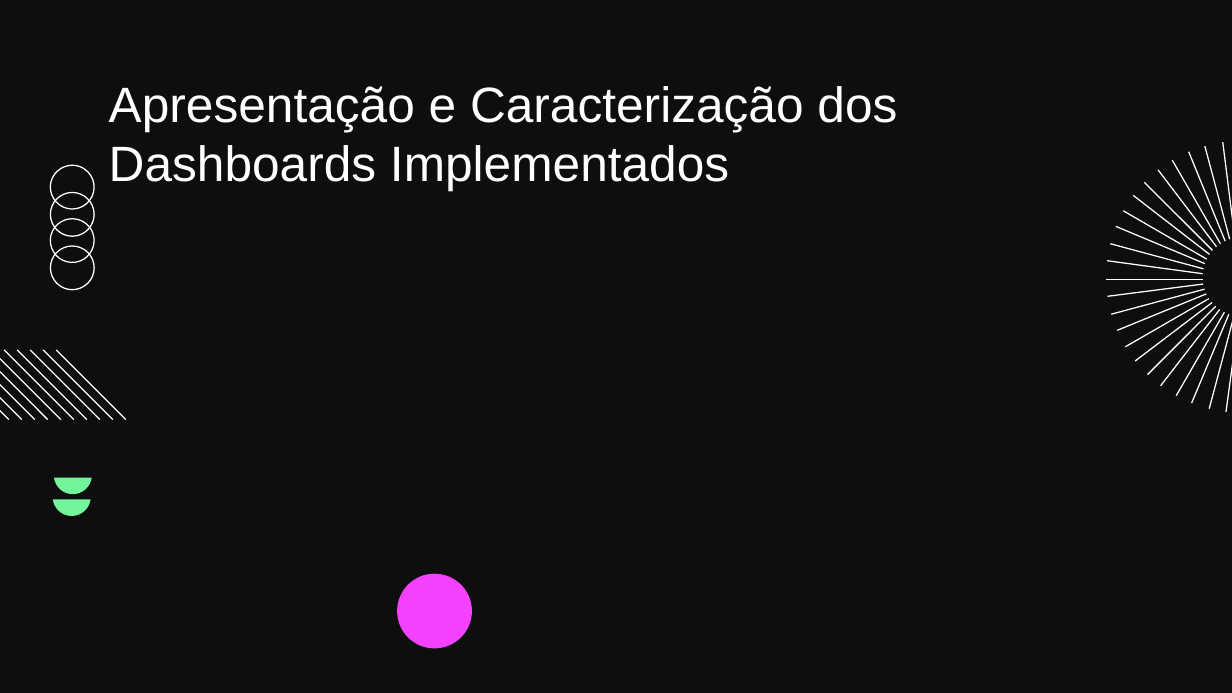
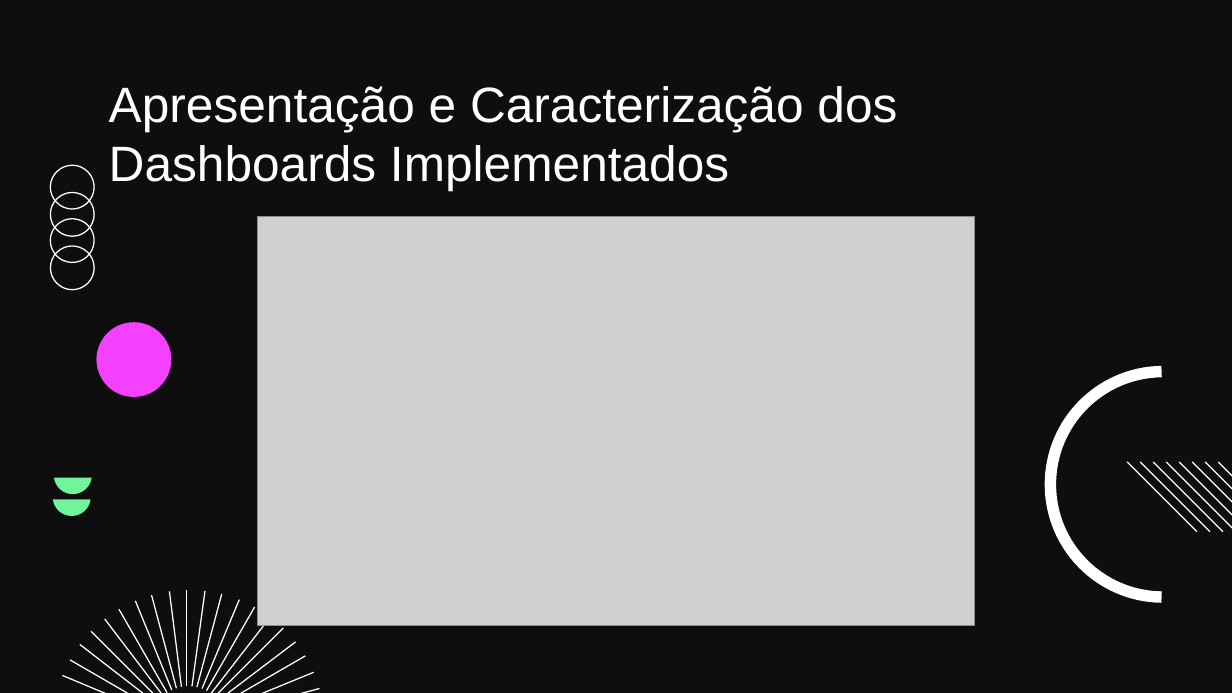
Before and after one commit to 178LaPata/BD_Project, a slide deck: slide 39 of Apresentacao.pptx. Drawn at 1232x693 pixels with LibreOffice and Linux fonts; fonts in the diff are those of the drawing; grey boxes stand for pictures; background and template pictures are left out. Boxes give left, top, right and bottom in pixels: in the first picture for what was removed or moved away, otherwise in the second. Text is boxed around its words. In the diff, an @@ line names an element or a change of style, - is before the commit and + after.

```diff
--- a/Apresentacao.pptx
+++ b/Apresentacao.pptx
@@ picture added at box(257, 217, 975, 626) @@
@@ group removed at box(1106, 261, 1205, 314): 4 freeform shapes @@
@@ freeform shape: place and size @@
-freeform shape at box(57, 350, 127, 420)
+freeform shape at box(96, 323, 171, 398)
@@ freeform shape at box(96, 323, 171, 398): fill #FFFFFF to #F341FF; outline #FFFFFF 0.75 pt to none @@
@@ freeform shape removed at box(43, 350, 113, 420) @@
@@ freeform shape added at box(1051, 372, 1162, 598), outline #FFFFFF 6.69 pt @@
@@ freeform shape: place and size @@
-freeform shape at box(0, 350, 10, 420)
+freeform shape at box(1127, 462, 1198, 532)
@@ freeform shape: place and size @@
-freeform shape at box(0, 350, 22, 420)
+freeform shape at box(1141, 462, 1211, 532)
@@ freeform shape: place and size @@
-freeform shape at box(1148, 307, 1216, 375)
+freeform shape at box(1153, 462, 1223, 532)
@@ 5 freeform shapes: place and size @@
-5 freeform shapes at box(0, 350, 87, 420)
+5 freeform shapes at box(1167, 462, 1232, 532)
@@ freeform shape added at box(186, 590, 186, 686), fill #FFFFFF, outline #FFFFFF 0.75 pt @@
@@ freeform shape: place and size @@
-freeform shape at box(1226, 317, 1232, 413)
+freeform shape at box(192, 591, 206, 687)
@@ freeform shape: place and size @@
-freeform shape at box(1209, 315, 1232, 409)
+freeform shape at box(197, 594, 222, 687)
@@ freeform shape removed at box(397, 574, 472, 649) @@
@@ 7 freeform shapes: place and size @@
-7 freeform shapes at box(1116, 142, 1232, 264)
+7 freeform shapes at box(63, 591, 182, 693)
@@ freeform shape: place and size @@
-freeform shape at box(1191, 314, 1228, 403)
+freeform shape at box(202, 600, 239, 689)
@@ freeform shape: place and size @@
-freeform shape at box(1177, 312, 1225, 395)
+freeform shape at box(207, 607, 255, 691)
@@ freeform shape: place and size @@
-freeform shape at box(1161, 309, 1220, 386)
+freeform shape at box(211, 617, 270, 693)
@@ freeform shape: place and size @@
-freeform shape at box(1145, 182, 1212, 250)
+freeform shape at box(216, 628, 283, 693)
@@ freeform shape: place and size @@
-freeform shape at box(30, 350, 100, 420)
+freeform shape at box(91, 632, 159, 693)
@@ freeform shape: place and size @@
-freeform shape at box(1135, 303, 1212, 361)
+freeform shape at box(219, 642, 296, 693)
@@ freeform shape: place and size @@
-freeform shape at box(1124, 211, 1207, 259)
+freeform shape at box(222, 655, 306, 693)
@@ freeform shape: place and size @@
-freeform shape at box(1126, 298, 1210, 346)
+freeform shape at box(70, 660, 154, 693)
@@ freeform shape: place and size @@
-freeform shape at box(1117, 294, 1206, 331)
+freeform shape at box(224, 673, 313, 693)
@@ freeform shape: place and size @@
-freeform shape at box(1110, 244, 1204, 269)
+freeform shape at box(227, 689, 320, 693)
```
Also in this commit, not shown: 12 other slides changed, 1 slide added, 1 slide removed.
